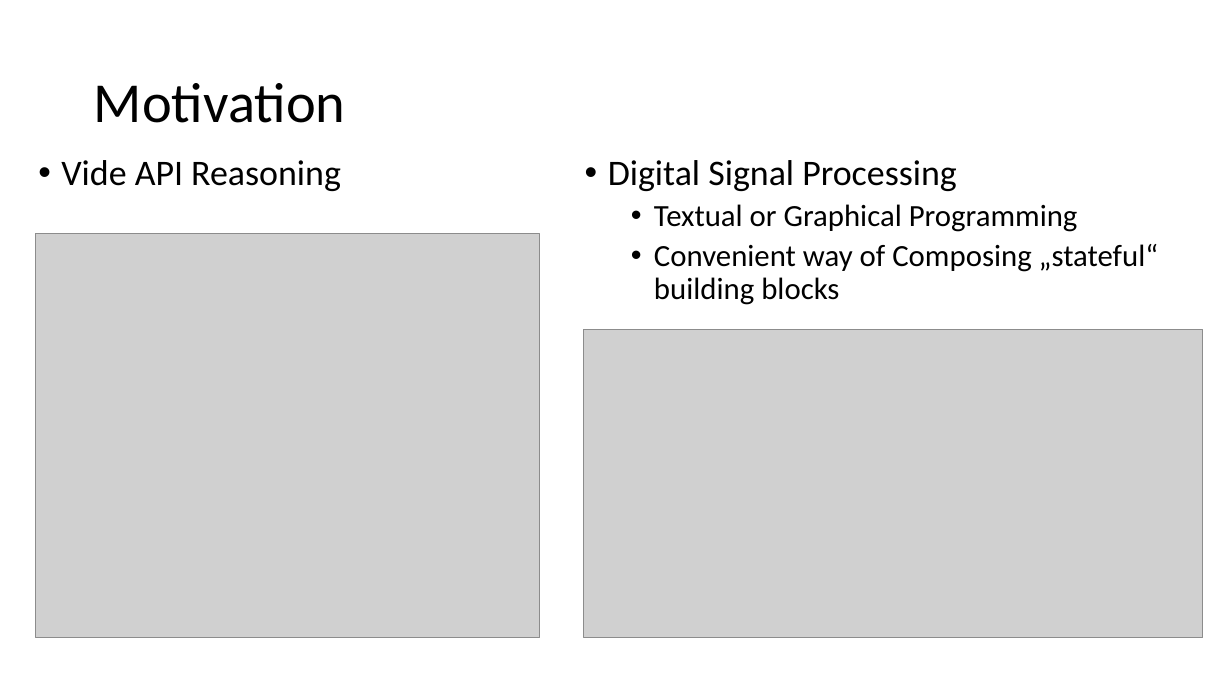
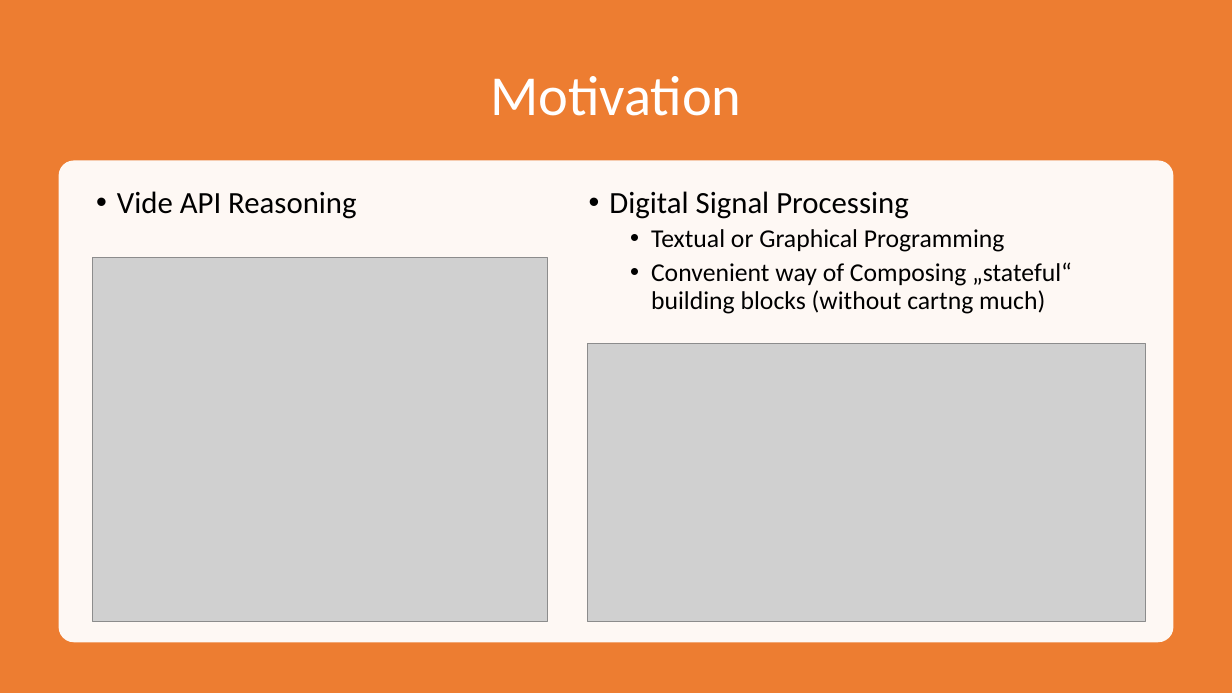
Before and after one commit to RonaldSchlenker/ReactIn200LoC, a slide deck: slide 2 of Vortrag/Presentation.pptx. Drawn at 1232x693 pixels with LibreOffice and Linux fonts; fonts in the diff are those of the drawing; grey boxes stand for pictures. Boxes give left, top, right and bottom in pixels: in the first picture for what was removed or moved away, otherwise in the second. Text is boxed around its words. In the diff, an @@ line names an element or a change of style, - is before the commit and + after.

```diff
--- a/Vortrag/Presentation.pptx
+++ b/Vortrag/Presentation.pptx
@@ rectangle added at (0,0,1232,693), fill #ED7D31 @@
@@ title "Motivation": place and size @@
-title "Motivation" at (94,83,346,123)
+title "Motivation" at (490,76,742,116)
@@ title "Motivation" at (490,76,742,116): text colour #000000 to #FFFFFF; alignment left to centre @@
@@ rounded rectangle added at (58,161,1174,642), fill #FFFFFF at 95% opacity @@
@@ text "Vide API Reasoning": place and size @@
-text "Vide API Reasoning" at (61,160,341,191)
+text "Vide API Reasoning" at (117,191,356,219)
@@ text "Vide API Reasoning" at (117,191,356,219): size 28 to 24 pt; indent changed; less space between paragraphs @@
@@ text "Digital Signal Processing": place and size @@
-text "Digital Signal Processing" at (608,160,1159,305)
+text "Digital Signal Processing" at (609,191,1072,314)
@@ text at (609,191,1005,252): size 28 to 24 pt in "Digital Signal Processing"; size 24 to 20 pt in "Textual or Graphical Programming"; indent changed; less space between paragraphs @@
@@ picture: place and size @@
-picture at (36,234,541,638)
+picture at (92,258,547,622)
@@ text at (651,262,1072,314): text changed; size 24 to 20 pt @@
-  • Convenient way of Composing „stateful“ building blocks
+  • Convenient way of Composing „stateful“ building blocks (without cartng much)
@@ picture: place and size @@
-picture at (584,329,1203,638)
+picture at (587,344,1145,622)
```
Also in this commit, not shown: 2 other slides changed, 4 slides added, 1 slide removed, 5 other files.
